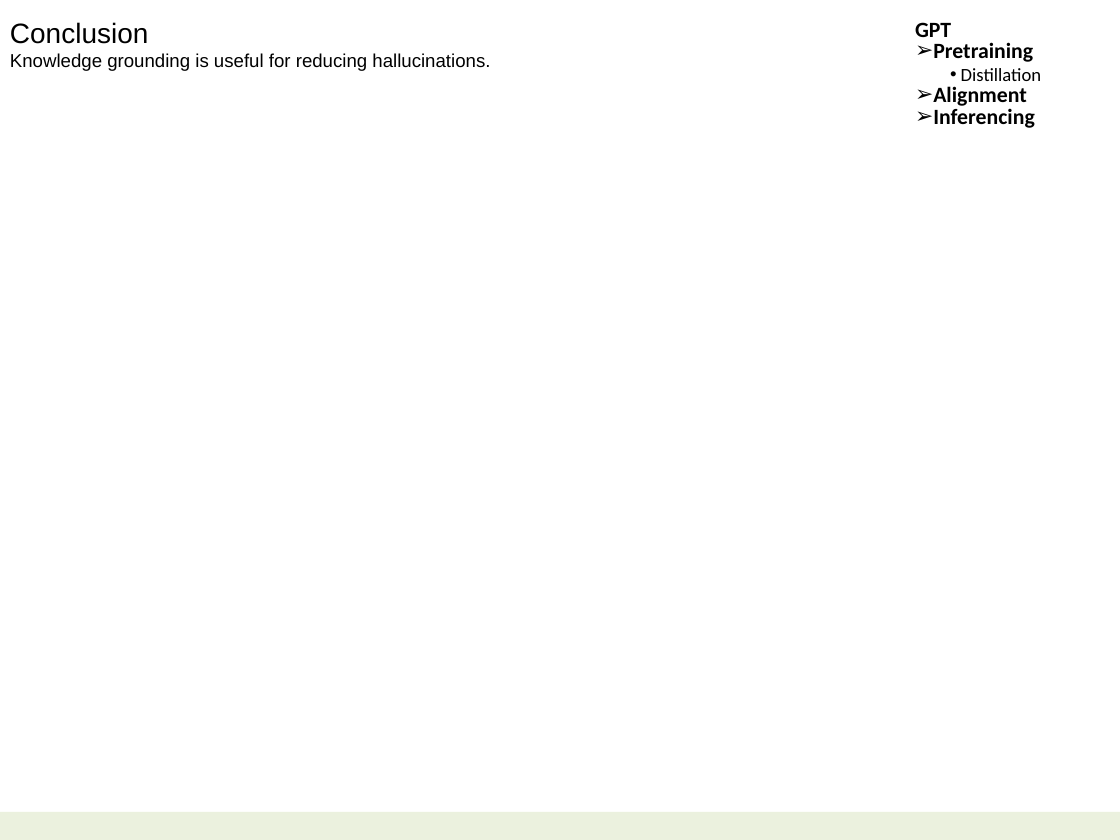
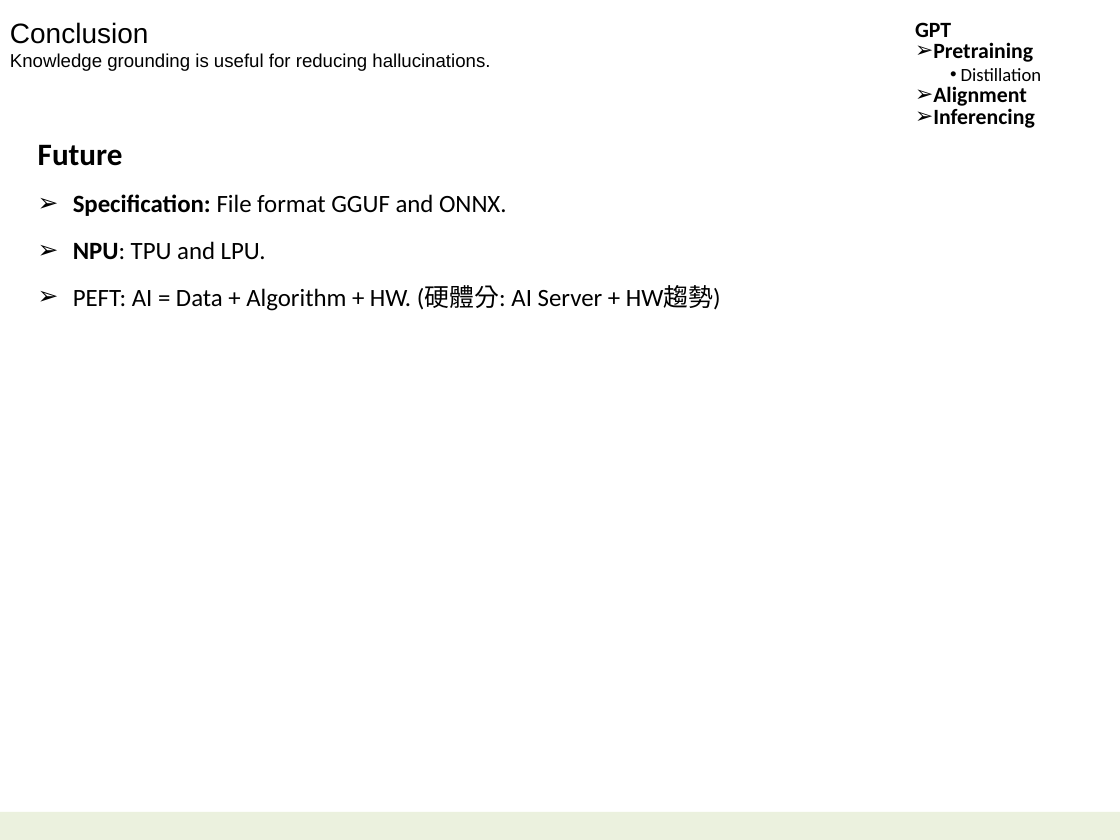
Before and after one commit to navibator/crazy-ai, a slide deck: slide 22 of ai-gemma.pptx. Drawn at 1120x840 pixels with LibreOffice and Linux fonts; fonts in the diff are those of the drawing. Boxes give left, top, right and bottom in pixels: in the first picture for what was removed or moved away, otherwise in the second. Text is boxed around its words. In the diff, an @@ line names an element or a change of style, - is before the commit and + after.

Commit message:
Merge2

```diff
--- a/ai-gemma.pptx
+++ b/ai-gemma.pptx
@@ text added at (38, 144, 721, 311), 16 pt, text #000000 @@
+Future
+➢ Specification: File format GGUF and ONNX.
+➢ NPU: TPU and LPU.
+➢ PEFT: AI = Data + Algorithm + HW. (硬體分: AI Server + HW趨勢)
```
